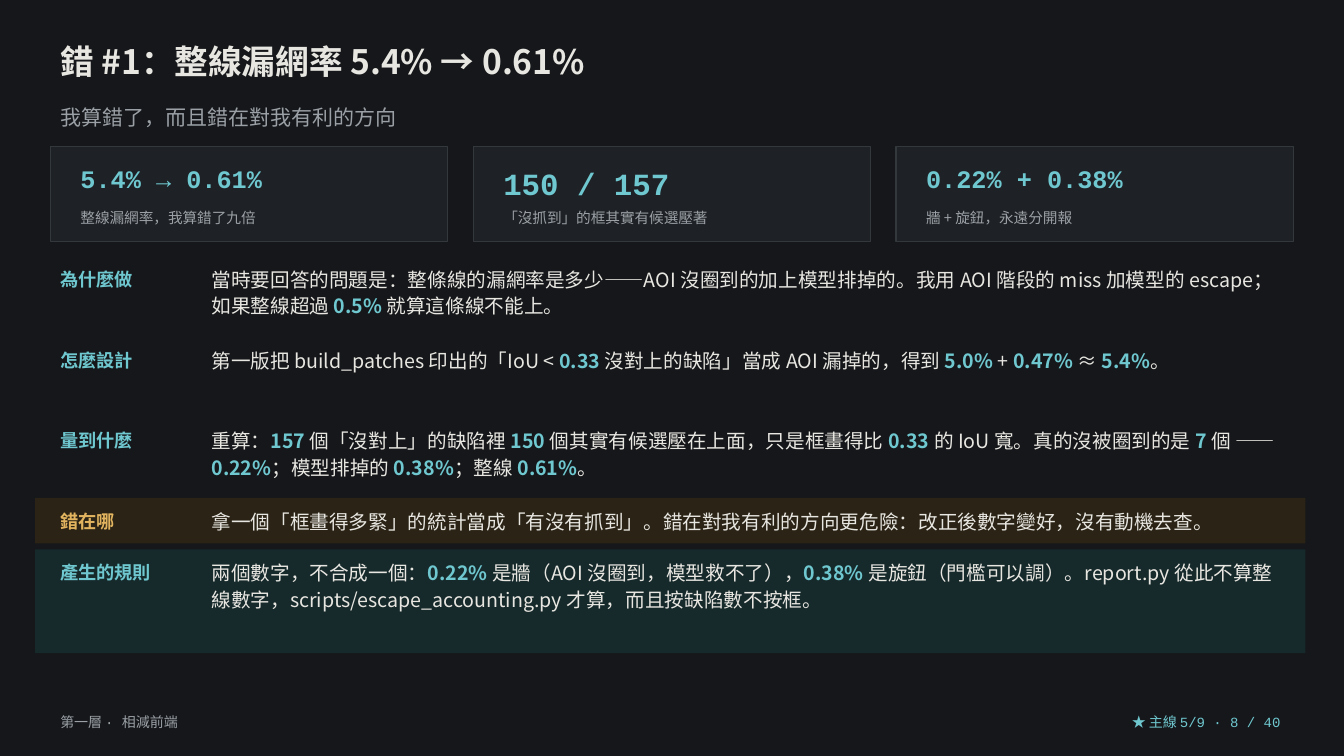
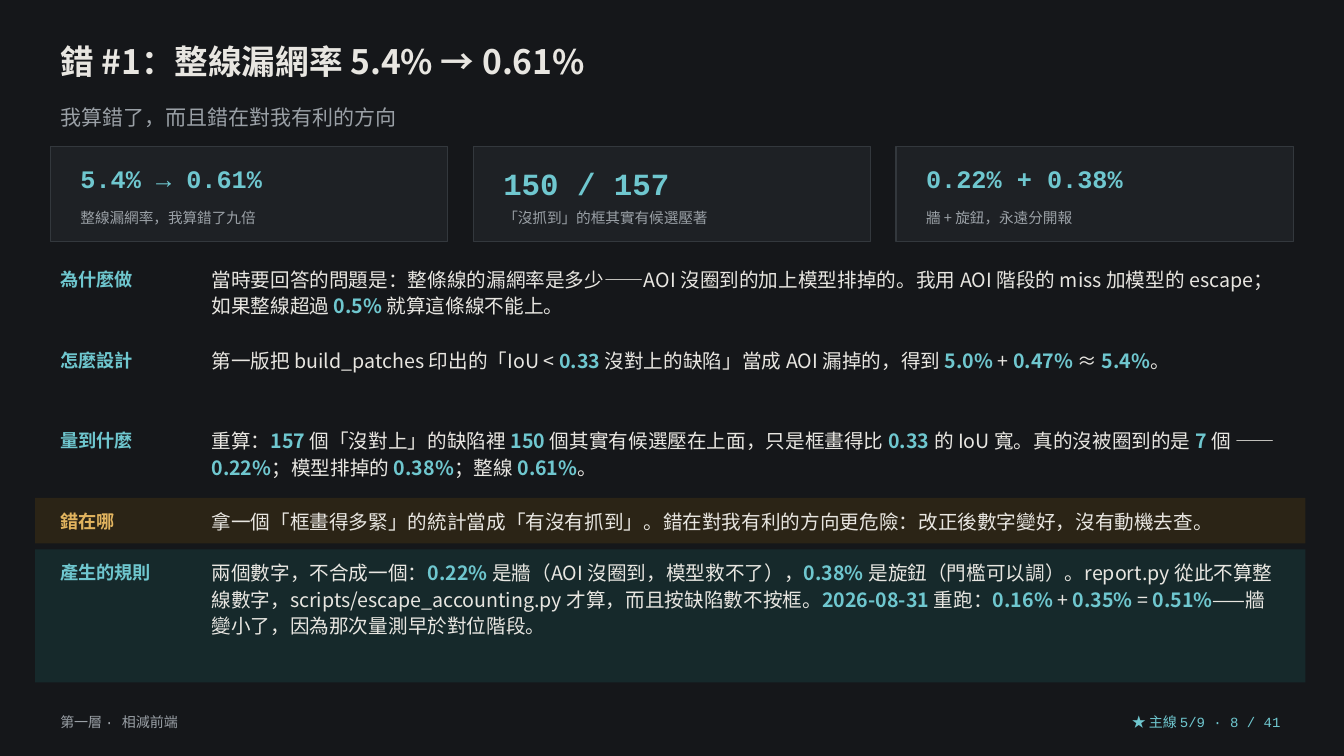
Before and after one commit to lin891020/aoi-agent, a slide deck: slide 8 of docs/deck/aoi-agent-journey.zh-TW.pptx. Drawn at 1344x756 pixels with LibreOffice and Linux fonts; fonts in the diff are those of the drawing. Boxes give left, top, right and bottom in pixels: in the first picture for what was removed or moved away, otherwise in the second. Text is boxed around its words. In the diff, an @@ line names an element or a change of style, - is before the commit and + after.

```diff
--- a/docs/deck/aoi-agent-journey.zh-TW.pptx
+++ b/docs/deck/aoi-agent-journey.zh-TW.pptx
@@ rectangle: place and size @@
-rectangle at <box>35,549,1306,653</box>
+rectangle at <box>35,549,1306,683</box>
@@ text at <box>211,563,1272,635</box>: text changed @@
-兩個數字，不合成一個：0.22% 是牆（AOI 沒圈到，模型救不了），0.38% 是旋鈕（門檻可以調）。report.py 從此不算整線數字，scripts/escape_accounting.py 才算，而且按缺陷數不按框。
+兩個數字，不合成一個：0.22% 是牆（AOI 沒圈到，模型救不了），0.38% 是旋鈕（門檻可以調）。report.py 從此不算整線數字，scripts/escape_accounting.py 才算，而且按缺陷數不按框。2026-08-31 重跑：0.16% + 0.35% = 0.51%——牆變小了，因為那次量測早於對位階段。
@@ text at <box>1149,715,1281,728</box>: text changed @@
-★ 主線 5/9 · 8 / 40
+★ 主線 5/9 · 8 / 41
```
Also in this commit, not shown: 39 other slides changed, 1 slide added, 4 other files.
